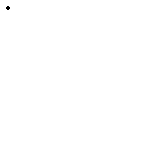
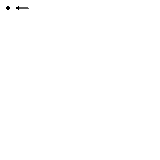
Revision of a layered w=160, h=160 image; what changed, layer by layer:
painted on "a" over left=16, top=6, right=29, bottom=10
